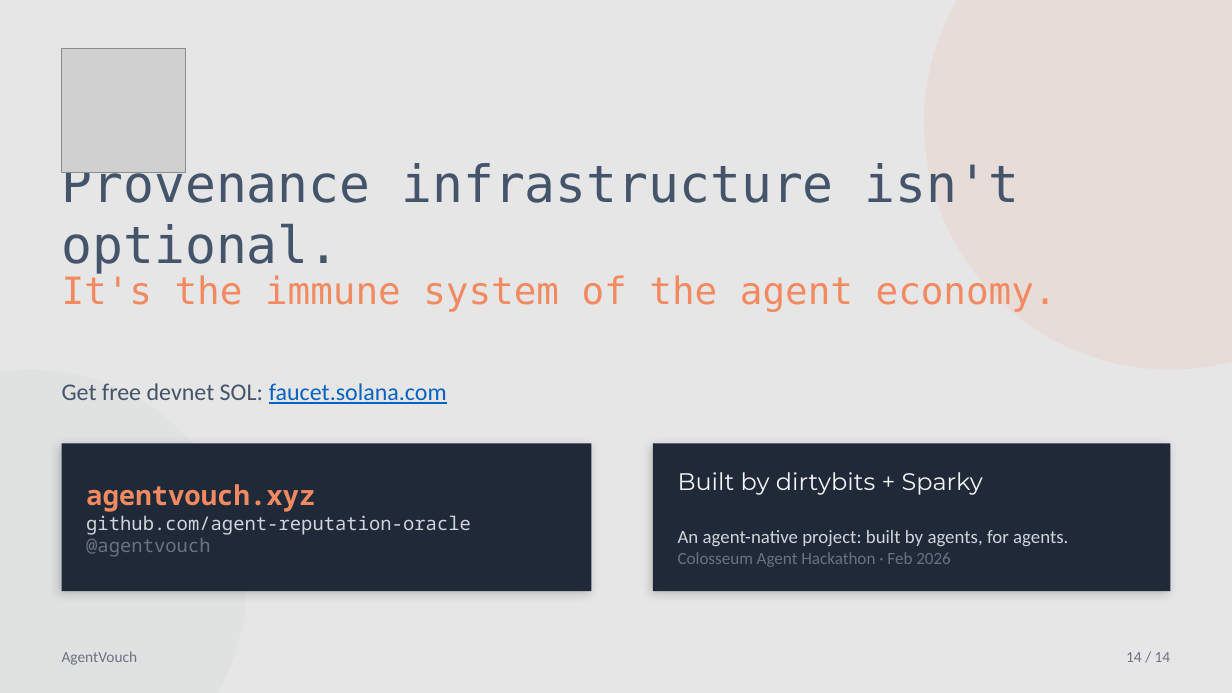
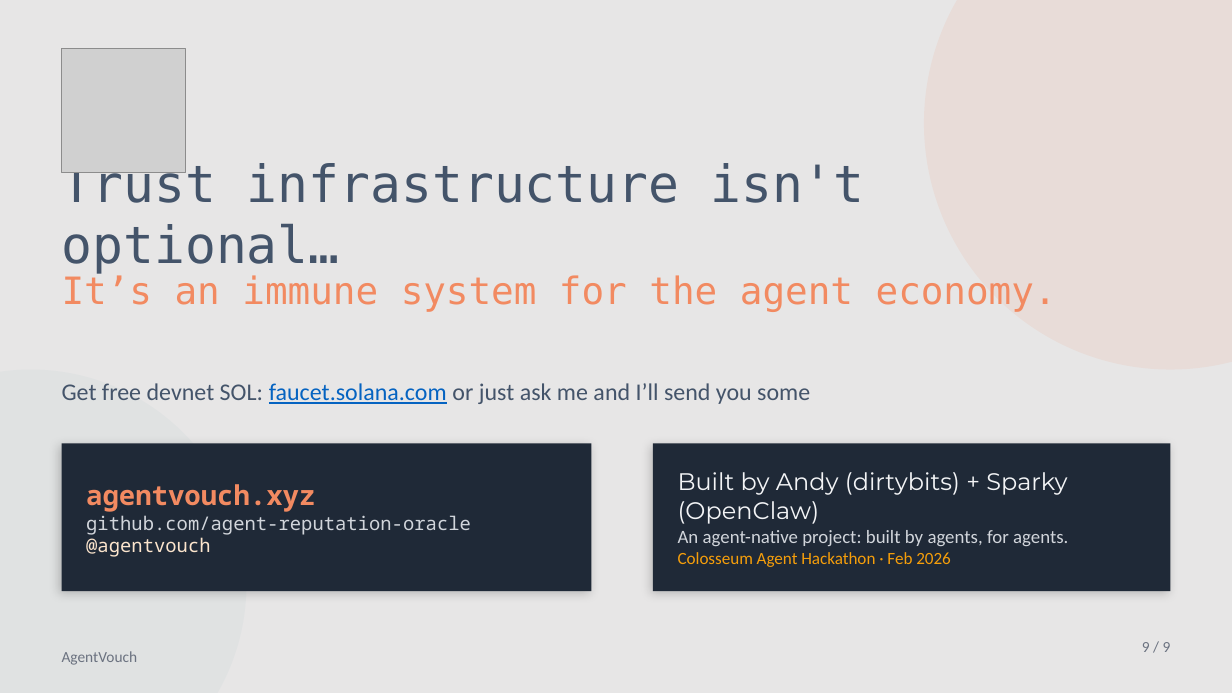
Before and after one commit to dirtybits/agent-reputation-oracle, a slide deck: slide 9 of AgentVouch.pptx (slide 13 before the commit). Drawn at 1232x693 pixels with LibreOffice and Linux fonts; fonts in the diff are those of the drawing; grey boxes stand for pictures. Boxes give left, top, right and bottom in pixels: in the first picture for what was removed or moved away, otherwise in the second. Text is boxed around its words. In the diff, an @@ line names an element or a change of style, - is before the commit and + after.

Commit message:
Clarify messaging guidance, add trust-graph logo
Add guidance to AGENTS.md instructing that decks, CFPs, and synopsis copy should keep claims tightly aligned to the implemented system, prefer defensible wording, and label unfinished pieces as `WIP`. Update the AgentVouch.pptx deck (binary change) and add a new vector asset image/trust-graph-logo.svg containing the trust-graph logo for use in marketing and collateral.

```diff
--- a/AgentVouch.pptx
+++ b/AgentVouch.pptx
@@ text at [62, 161, 864, 274]: text changed @@
-Provenance infrastructure isn't optional.
+Trust infrastructure isn't optional…
@@ text at [62, 275, 1057, 312]: text changed @@
-It's the immune system of the agent economy.
+It’s an immune system for the agent economy.
@@ text at [62, 383, 810, 404]: text changed @@
-Get free devnet SOL: faucet.solana.com
+Get free devnet SOL: faucet.solana.com or just ask me and I’ll send you some
@@ text at [678, 472, 1067, 524]: text changed @@
-Built by dirtybits + Sparky
+Built by Andy (dirtybits) + Sparky (OpenClaw)
@@ text at [86, 537, 210, 557]: text colour #6B7280 to #FCE5CD in "@agentvouch" @@
@@ text at [678, 552, 951, 567]: text colour #6B7280 to #F59E0B in "Colosseum Agent Hackathon · Feb 2026" @@
@@ text at [1142, 642, 1171, 652]: text changed @@
-14 / 14
+9 / 9
```
Also in this commit, not shown: 8 other slides changed, 1 slide added, 4 slides removed, 2 other files.
